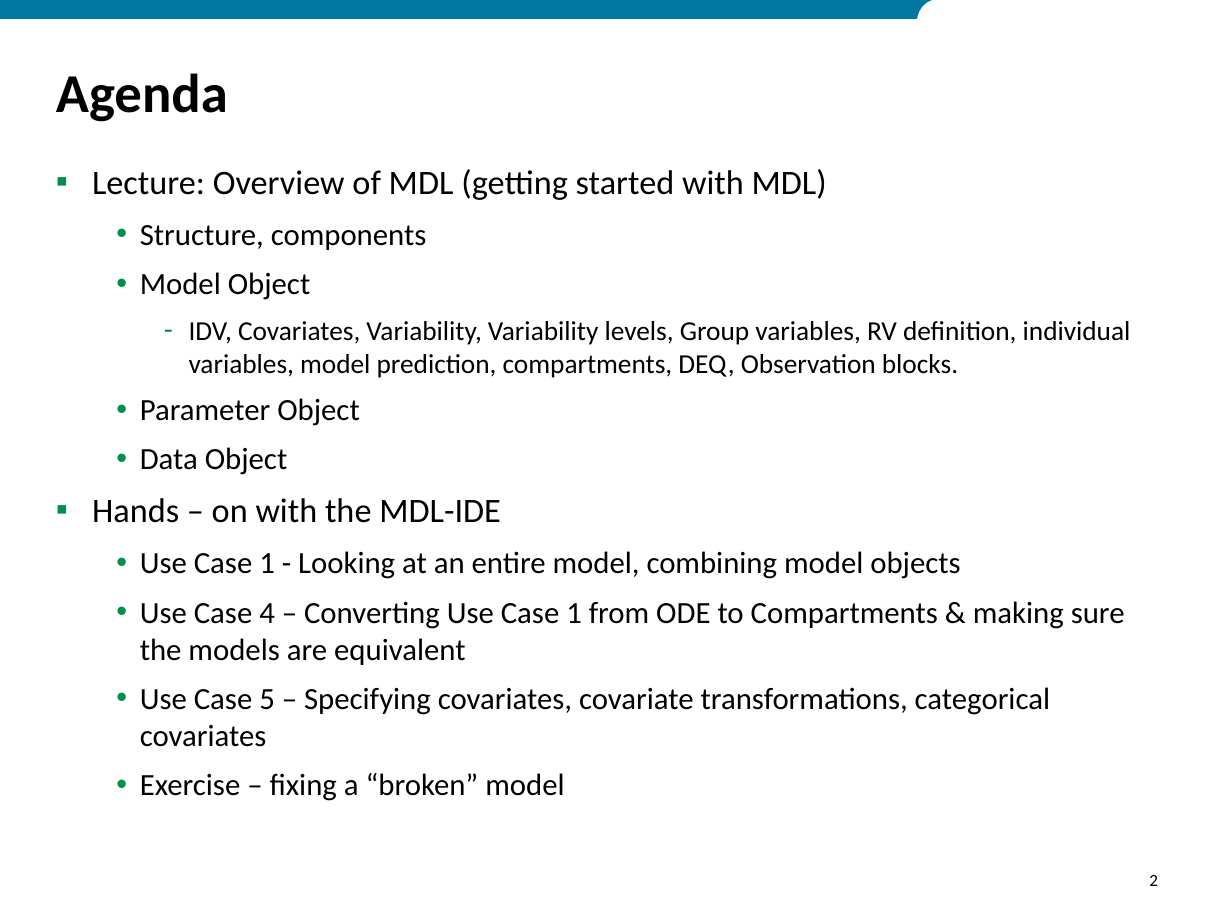
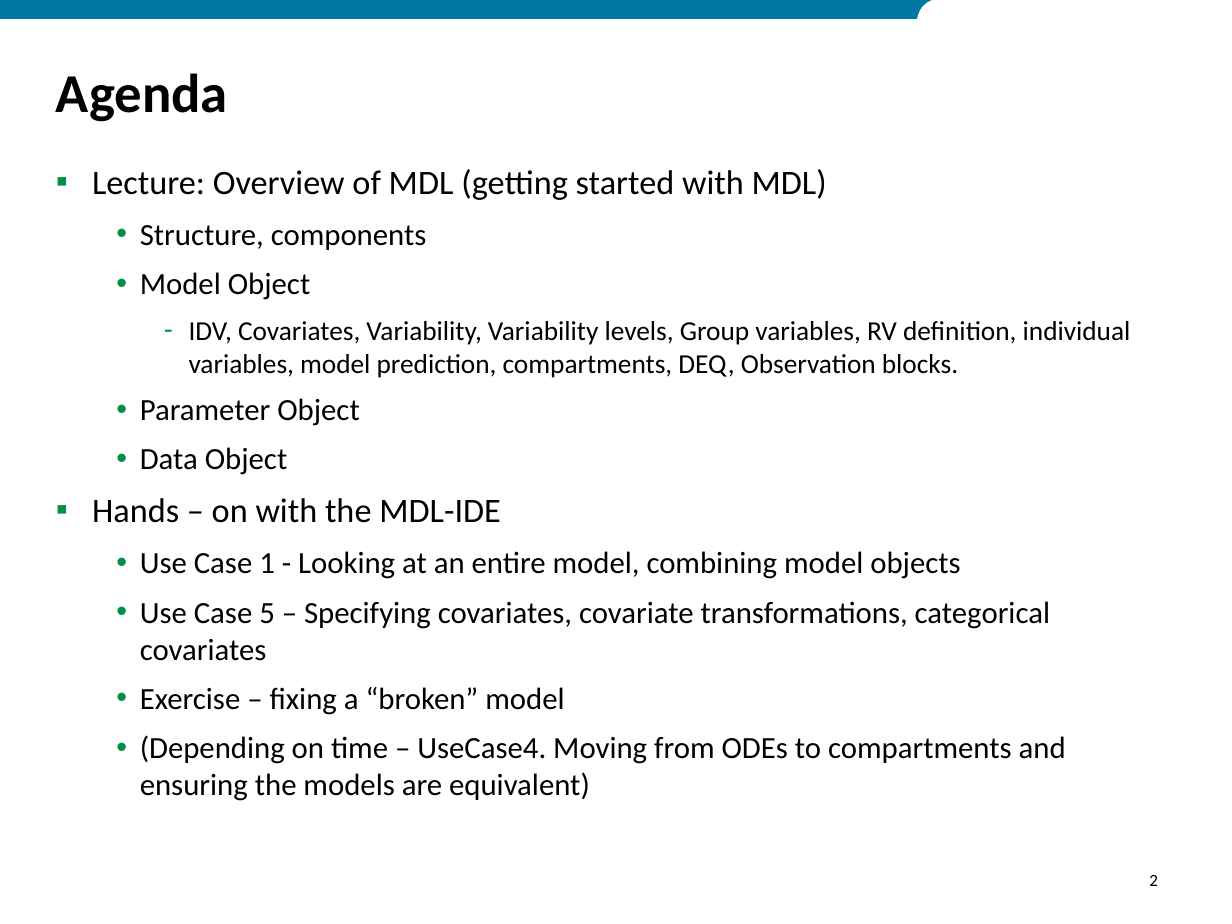
Before and after one commit to ModelDefinitionLanguage/MDLExamples, a slide deck: slide 2 of MDL_Tutorial_2018.pptx. Drawn at 1232x924 pixels with LibreOffice and Linux fonts; fonts in the diff are those of the drawing; background and template pictures are left out. Boxes give left, top, right and bottom in pixels: in the first picture for what was removed or moved away, otherwise in the second. Text is boxed around its words. In the diff, an @@ line names an element or a change of style, - is before the commit and + after.

```diff
--- a/MDL_Tutorial_2018.pptx
+++ b/MDL_Tutorial_2018.pptx
@@ text at (140, 601, 1125, 665): paragraph removed @@
-  • Use Case 4 – Converting Use Case 1 from ODE to Compartments & making sure the models are equivalent
@@ text at (140, 735, 1066, 801): paragraph added @@
+  • (Depending on time – UseCase4. Moving from ODEs to compartments and ensuring the models are equivalent)
```
Also in this commit, not shown: 7 other slides changed, 29 slides added, 5 slides removed, 1 other file.
